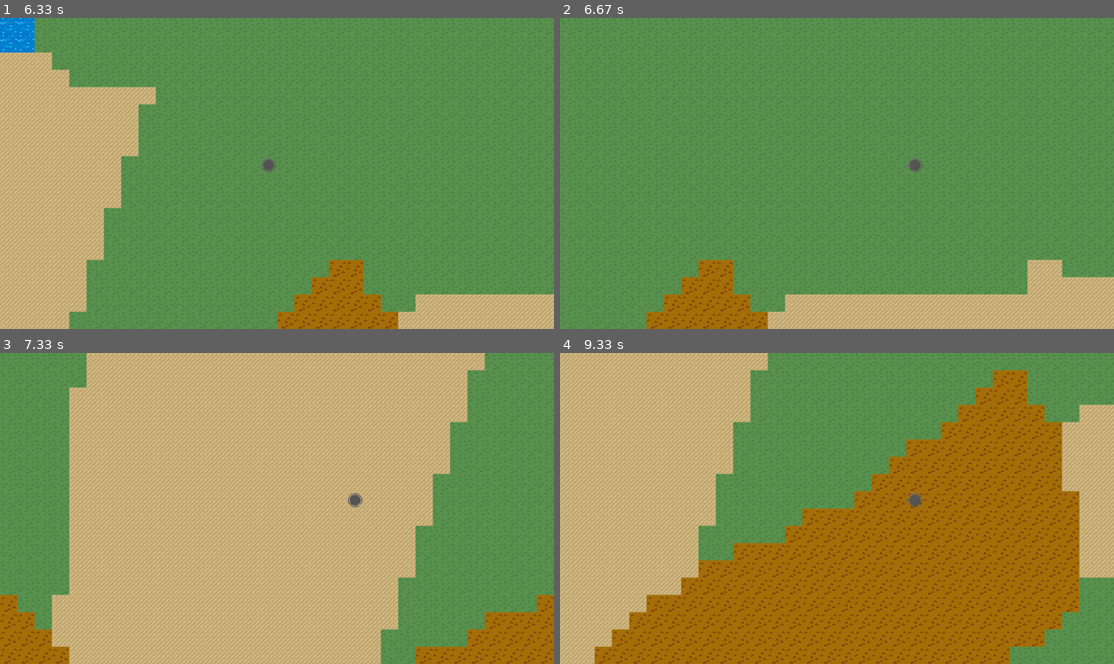
Above: before the commit, frames 1-4 (two rows, left to right).
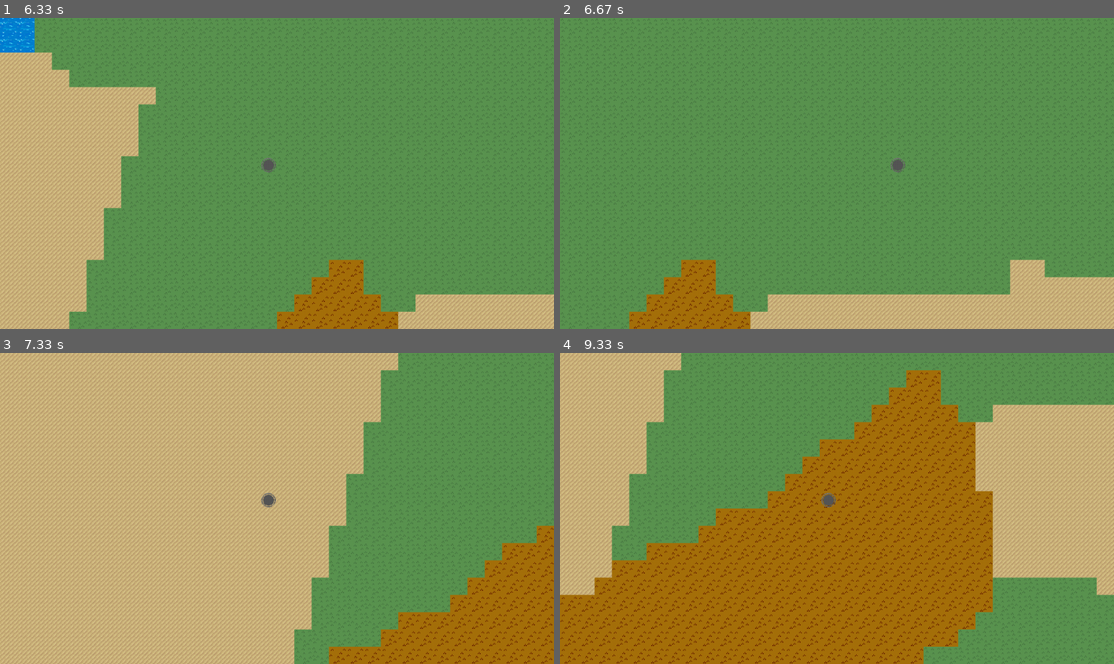
Above: after the commit, the same moments.

Repository: ArcosJuan/Get-out-of-my-fucking-maze
Game: pygame game, started from GOFM.py
Two runs of this game, one before a commit and one after it. Both use one fixed random seed, a clock stepped at 60 frames per second and the inputs below.
Inputs (mouse positions are in pixels of both pictures, inside the frame that each line leads up to):
- Up to frame 1 (6.33 s): click (11, 27) at 0.38 s; hold Right 0.67-1.13 s; hold Up 1.17-1.47 s; hold Right 1.5-1.97 s; hold Left 2-2.53 s; hold Down 2.57-2.87 s; hold Left 2.9-3.3 s; hold Up 3.33-3.7 s; hold Right 3.73-4.37 s; hold Down 4.4-4.77 s; hold Left 4.8-5.27 s; hold Right 5.3-5.77 s; hold Up 5.8-6.1 s; hold Right from 6.13 s (still down)
- Up to frame 2 (6.67 s): release Right at 6.6 s; hold Left from 6.63 s (still down)
- Up to frame 3 (7.33 s): release Left at 7.17 s; hold Down from 7.2 s (still down)
- Up to frame 4 (9.33 s): release Down at 7.5 s; hold Left 7.53-7.93 s; hold Up 7.97-8.33 s; hold Right 8.37-9 s; hold Down from 9.03 s (still down)

Frame 1 is identical in both runs. In frame 2, 2.3% of the frame differs, in the area x 12-91%, y 45-100%; in frame 3, 33%; in frame 4, 37%, in the area x 0-100%, y 0-100%.

Commit message:
Use target_position of MoveCamera event in Camera.
This allows the player to get out of the center of the camera\nin order to walk on the borders of the map and then get back\ninto the center of the camera again.

Diff:
--- a/src/view/camera.py
+++ b/src/view/camera.py
@@ -105,6 +105,20 @@
 
         self.update_center(origin, actual_length)
 
+        if event.get_y() and not event.get_x():
+            if event.get_target_position()[0] != self.center[0]:
+                self.refresh_sprites()
+                return
+
+        elif event.get_x() and not event.get_y():
+            if event.get_target_position()[1] != self.center[1]:
+                self.refresh_sprites()
+                return
+
+        elif event.get_y() and event.get_x():
+            if event.get_target_position()[1] != self.center[1] and event.get_target_position()[0] != self.center[0]:
+                self.refresh_sprites()
+                return
 
         new_sprites, removed_sprites = self.world.replace_cells(
             self, self.visible_positions, origin
